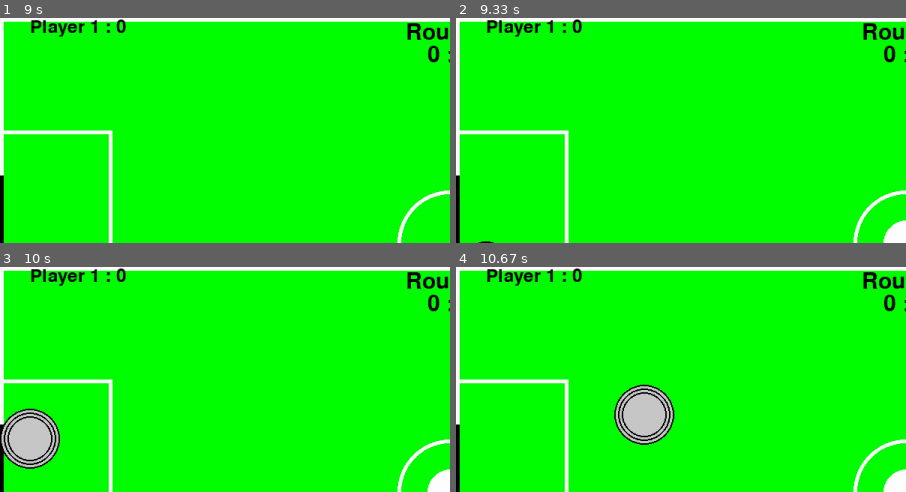
Above: before the commit, frames 1-4 (two rows, left to right).
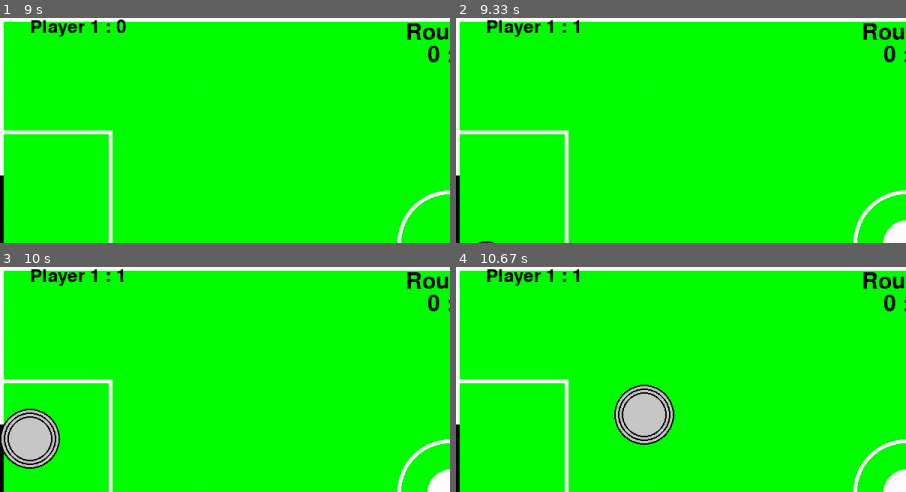
Above: after the commit, the same moments.

Repository: hentt30/game-ces22
Game: pygame game, started from main.py
Same seed, same stepped clock (60 frames per second), same inputs: the game is played once before the commit and once after it.
Inputs:
- Up to frame 1 (9 s): hold Up 0.33-0.8 s; hold Right 0.83-1.47 s; hold D 0.83-1.47 s; hold Down 1.5-1.87 s; hold S 1.5-1.87 s; hold Left 1.9-2.37 s; hold A 1.9-2.37 s; hold Right 2.4-2.87 s; hold D 2.4-2.87 s; hold Up 2.9-3.2 s; hold W 2.9-3.2 s; hold Right 3.23-3.7 s; hold D 3.23-3.7 s; hold Left 3.73-4.27 s; hold A 3.73-4.27 s; hold Down 4.3-4.6 s; hold S 4.3-4.6 s; hold Left 4.63-5.03 s; hold A 4.63-5.03 s; hold Up 5.07-5.43 s; hold W 5.07-5.43 s; hold Right 5.47-6.1 s; hold D 5.47-6.1 s; hold Down 6.13-6.5 s; hold S 6.13-6.5 s; hold Left 6.53-7 s; hold A 6.53-7 s; hold Right 7.03-7.5 s; hold D 7.03-7.5 s; hold Up 7.53-7.83 s; hold W 7.53-7.83 s; hold Right 7.87-8.33 s; hold D 7.87-8.33 s; hold Left 8.37-8.9 s; hold A 8.37-8.9 s; hold Down from 8.93 s (still down); hold S from 8.93 s (still down)
- Up to frame 2 (9.33 s): release Down at 9.23 s; release S at 9.23 s; hold Left from 9.27 s (still down); hold A from 9.27 s (still down)
- Up to frame 3 (10 s): release Left at 9.67 s; release A at 9.67 s; hold Up from 9.7 s (still down); hold W from 9.7 s (still down)
- Up to frame 4 (10.67 s): release Up at 10.07 s; release W at 10.07 s; hold Right from 10.1 s (still down); hold D from 10.1 s (still down)
The pictures show only the part of the screen within x 0-50%, y 0-50%; the shares and areas given below are measured in that part.

Frame 1 is identical in both runs. In frame 2, 0.1% of the frame differs, in the area x 25-28%, y 0-7%; in frame 3, 0.1%; in frame 4, 0.1%.

Commit message:
Consegui atualizar o placar, mas o round ainda nao

Diff:
--- a/game/config/constants.py
+++ b/game/config/constants.py
@@ -45,7 +45,7 @@
 BACKGROUND_COLOR = (0, 255, 0)
 # Scoring
 #SCORE_LIMIT = 5
-SCORE_LIMIT = 3
+SCORE_LIMIT = 2
 ROUND_LIMIT = 2
 
 # Environment
--- a/game/controllers/keyboard.py
+++ b/game/controllers/keyboard.py
@@ -1,12 +1,10 @@
 import pygame
 from game.subscriber.events import *
-
 
 class Keyboard(object):
     """ Trata dos inputs do teclado
     """
     def __init__(self, event_manager) -> None:
-
         self.event_manager = event_manager
         self.event_manager.subscribe_listener(self)
 
--- a/game/model/__init__.py
+++ b/game/model/__init__.py
@@ -13,5 +13,5 @@
 
 game_engine= GameEngine(event_manager)
 state= State(event_manager)
-placar = Placar(event_manager)
-round= Round(event_manager)
+#placar = Placar(event_manager)
+#round= Round(event_manager)
--- a/game/model/state.py
+++ b/game/model/state.py
@@ -5,14 +5,15 @@
 #from game.view.__init__ import game_view
 import pygame
 
+global score1, score2
 class State(object):
     def __init__(self, event_manager) -> None:
         self.event_manager = event_manager
         self.paddle_right = Paddle(PADDLE_RIGHT_X, PADDLE_RIGHT_Y, RIGHT)
         self.paddle_left = Paddle(PADDLE_LEFT_X, PADDLE_LEFT_Y, LEFT)
         self.puck = Puck()
-        self.placar= Placar(event_manager)
-        self.round= Round(event_manager)
+        self.placar= Placar(event_manager,0,0)
+        self.round= Round(event_manager,1,0,0)
 
     def get_state(self) -> None:
         state = {
@@ -36,13 +37,13 @@
 
 #####################
 class Placar:
-    def __init__(self, event_manager) ->None:
+    def __init__(self, event_manager, score1,score2) ->None:
         self.event_manager = event_manager
-        self.score1=0
-        self.score2=0
+        self.score1=score1
+        self.score2=score2
         self.screen= pygame.display.set_mode((WIDTH, HEIGHT))
 
-    def get_placar(self)->None:
+    def render_placar(self)->None:
         """ Define a forma do placar e aciona na tela"""
         small_font = pygame.font.SysFont("comicsans", 35)
         text1 = small_font.render("{0} : {1}".format("Player 1",str(self.score1)), True, BLACK)
@@ -50,6 +51,13 @@
 
         self.screen.blit(text1, [40, 0])
         self.screen.blit(text2, [WIDTH - 150, 0])
+
+    def get_placar(self):
+        return self.score1, self.score2
+
+    def render_update_placar(self,scores):
+        self.score1= scores[0]
+        self.score2= scores[1]
 
     def update_placar(self, speed,state)->None:
         """ Verifica o retorno de check_goal e atualiza o placar"""
@@ -67,19 +75,27 @@
 
 
 class Round:
-    def __init__(self,event_manager)->None:
+    def __init__(self,event_manager, round_no,round_p1, round_p2)->None:
         self.event_manager=event_manager
-        self.round_no=1
-        self.round_p1=0
-        self.round_p2=0
+        self.round_no= round_no
+        self.round_p1= round_p1
+        self.round_p2= round_p2
         self.screen= pygame.display.set_mode((WIDTH, HEIGHT))
 
 
-    def get_round(self):
+    def render_round(self):
         """ Define o round do jogo """
         round_font = pygame.font.SysFont("comicsans", 45)
         EndGame.print_text(self, self.screen, "Round "+str(self.round_no), (WIDTH/2, 20), round_font, BLACK)
         EndGame.print_text(self ,self.screen, str(self.round_p1) + " : " + str(self.round_p2), (WIDTH / 2, 50), round_font, BLACK)
+
+    def get_round(self):
+        return self.round_no, self.round_p1, self.round_p2
+
+    def render_update_round(self,rounds):
+        self.round_no= rounds[0]
+        self.round_p1= rounds[1]
+        self.round_p2= rounds[2]
 
     def update_round(self,speed,state)->None:
         """ Verifica as condições necessárias e atualiza o round do jogo"""
@@ -94,7 +110,7 @@
 
             if state.placar.score2 == SCORE_LIMIT:
                 if not self.round_p2 + 1 == ROUND_LIMIT:
-                    RoundChange.notify_round_change(self, self.round_no, state.placar.score1,state.placar.score2)
+                    RoundChange.notify_round_change(self,self.round_no, state.placar.score1,state.placar.score2)
                 self.round_no += 1
                 self.round_p2 += 1
                 state.placar.score1, state.placar.score2 = 0, 0
--- a/game/subscriber/events.py
+++ b/game/subscriber/events.py
@@ -87,7 +87,7 @@
     def __init__(self)->None:
         self.name = "Round Change"
 
-    def verify_input(self,event)->None:
+    def verify_input(self,event):
         if(isinstance(event, TickEvent)):
             for event in pygame.event.get():
                     if event.type == quit():
@@ -97,14 +97,15 @@
                             return
 
 
-    def notify_round_change(self, round_no,score1,score2)->None:
+    def notify_round_change(self, round_no,score1,score2):
         screen = pygame.display.set_mode((WIDTH, HEIGHT))
         small_font = pygame.font.SysFont("comicsans", 35)
         round_font = pygame.font.SysFont("comicsans", 45)
         clock = pygame.time.Clock()
 
         while True:
-            self.verify_input(self)
+            #self.verify_input(self)
+            RoundChange.verify_input(self,RoundChange)
             round_text = round_font.render("ROUND {0} COMPLETE".format(round_no), True, COLORS[2][0])
             screen.blit(round_text, [WIDTH / 2 - 150, HEIGHT / 2 - 50])
 
@@ -171,7 +172,7 @@
 
 
 
-    def end(self,puck,state,round,placar,speed,option)->None:
+    def end(self,puck,state,round,placar,speed,option):
         # reset game with everything else same
         if option == 1:
             ResetGame.reset_conditions(self,puck,placar.paddle_left,placar.paddle_right,speed,1,1)
@@ -195,7 +196,7 @@
         self.name = "Press Button"
         self.buttonRadius = 60
 
-    def get_input(self,event)->None:
+    def get_input(self,event):
         if (isinstance(event, TickEvent)):
             for event in pygame.event.get():
                 # Press R to reset game
@@ -223,7 +224,7 @@
         text_rect.center = text_pos
         screen.blit(text_surf, text_rect)
 
-    def draw_buttons(self, screen)->None:
+    def draw_buttons(self, screen):
         mouse_pos = pygame.mouse.get_pos()
         mouse_press = pygame.mouse.get_pressed()
         large_text = pygame.font.Font('freesansbold.ttf', 45)
--- a/game/view/pygame_view.py
+++ b/game/view/pygame_view.py
@@ -22,8 +22,8 @@
         self.paddle_left = PaddleView(PADDLE_LEFT_X, PADDLE_LEFT_Y,
                                   PADDLE_LEFT_COLOR)
         self.puck = PuckView(WIDTH / 2, HEIGHT / 2)
-        self.placar= Placar(event_manager)
-        self.round= Round(event_manager)
+        self.placar= Placar(event_manager,0,0)
+        self.round= Round(event_manager,1,0,0)
 
     def notify(self, event) -> None:
         """ Notifica a tela dos eventos possíveis
@@ -51,8 +51,8 @@
         self.paddle_right.render(self.screen)
         self.paddle_left.render(self.screen)
         self.puck.render(self.screen)
-        self.placar.get_placar()
-        self.round.get_round()
+        self.placar.render_placar()
+        self.round.render_round()
         pygame.display.flip()
 
     def update(self, new_state) -> None:
@@ -61,8 +61,10 @@
         self.paddle_right.update(new_state[PADDLE_RIGHT])
         self.paddle_left.update(new_state[PADDLE_LEFT])
         self.puck.update(new_state[PUCK])
-        self.placar.update_placar(0,new_state[PLACAR])
-        self.round.update_round(0,new_state[ROUND])
+        self.placar.render_update_placar(new_state[PLACAR])
+        self.round.render_update_round(new_state[ROUND])
+        #self.placar.update_placar(0,state)
+        #self.round.update_round(0,state)
 
     def initialize(self) -> None:
         """Inicializa o jogo
